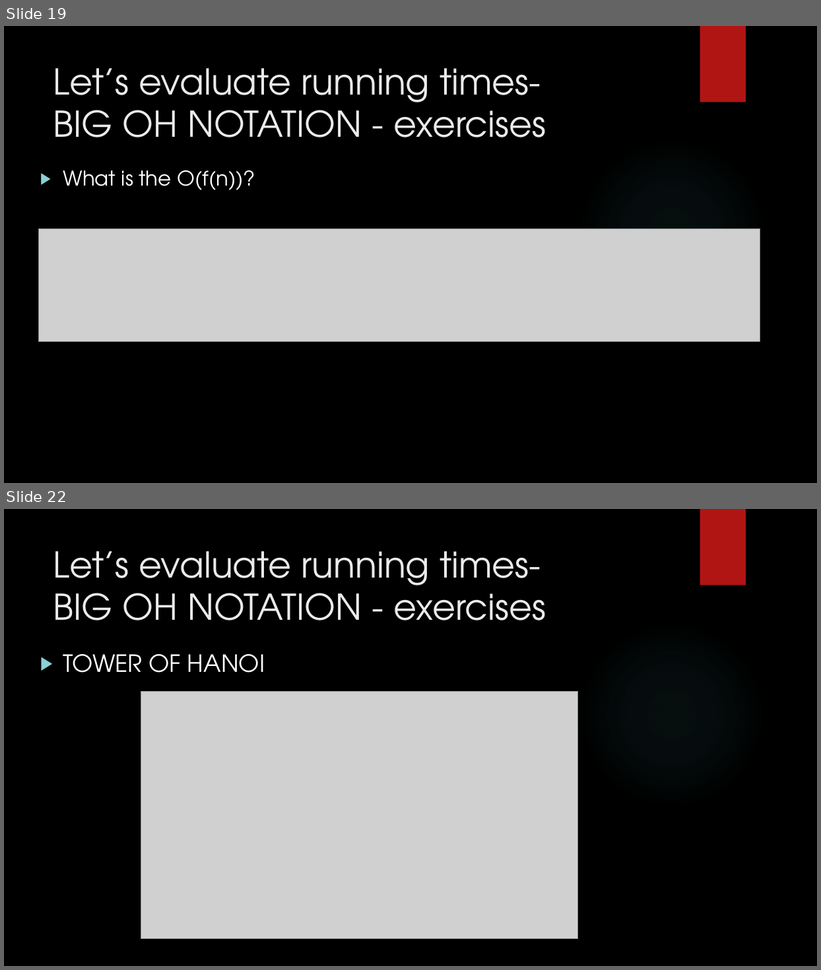
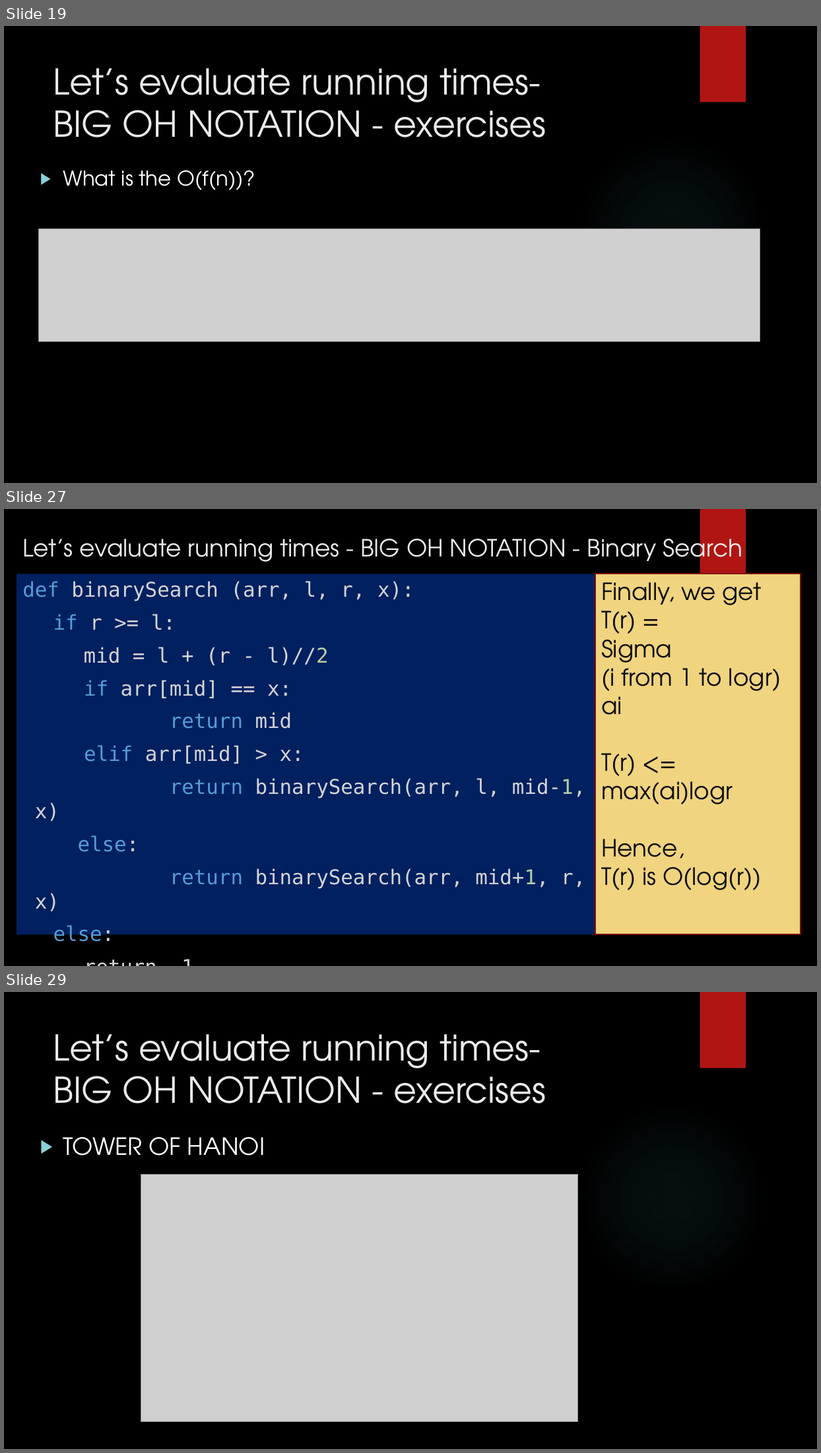
Before and after one commit to AthletiCoder/SPW, a slide deck: Lecture11/Teaching Presentation.pptx. Shown one above the other, each under a label of ours: slides 19 and 22 before the commit, slides 19, 27 and 29 after it; the slides between them are not shown. The pictures are 821x970 and 821x1453 pixels, drawn with LibreOffice and Linux fonts; fonts in the diff are those of the drawing; grey boxes stand for pictures; background and template pictures are left out. Boxes give left, top, right and bottom in pixels: in the first picture for what was removed or moved away, otherwise in the second. Text is boxed around its words. In the diff, an @@ line names an element or a change of style, - is before the commit and + after.

```diff
--- a/Lecture11/Teaching Presentation.pptx
+++ b/Lecture11/Teaching Presentation.pptx
@@ slide 27 added at box(4, 509, 817, 966), background picture (left out); not listed: 2 template elements that a slide beside it also shows @@
@@ title added at box(22, 532, 743, 568), 28 pt, text #EBEBEB @@
+Let’s evaluate running times - BIG OH NOTATION - Binary Search
@@ text added at box(17, 574, 596, 935), fill #002060, 24 pt, text #D4D4D4 @@
+def binarySearch (arr, l, r, x):
+if r >= l:
+mid = l + (r - l)//2
+if arr[mid] == x:
+return mid
+elif arr[mid] > x:
+return binarySearch(arr, l, mid-1, x)
+else:
+return binarySearch(arr, mid+1, r, x)
+else:
+return -1
@@ rectangle added at box(596, 574, 801, 935), fill #F0D47F, outline #82100E 1.5 pt, 28 pt, text #0D0D0D @@
+Finally, we get
+T(r) =
+Sigma
+(i from 1 to logr)
+ai
+T(r) <= max(ai)logr
+Hence,
+T(r) is O(log(r))
@@ what was slide 22 is now slide 29 @@
```
Also in this commit, not shown: 3 slides changed, 12 other slides added, 5 other files.
